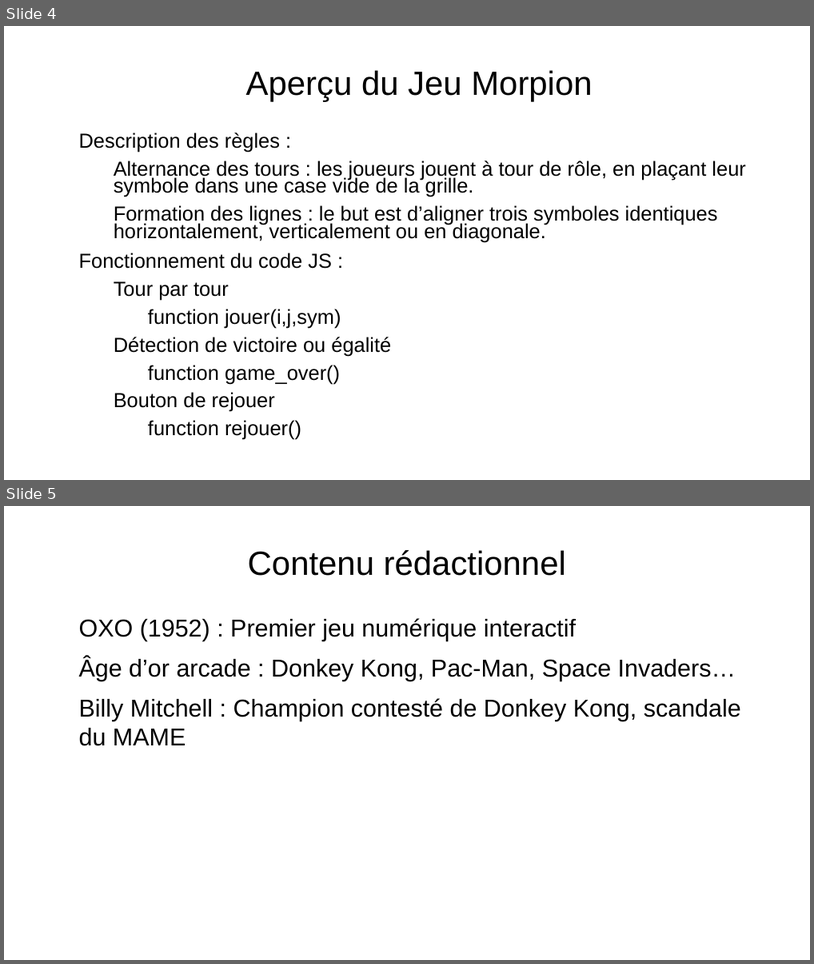
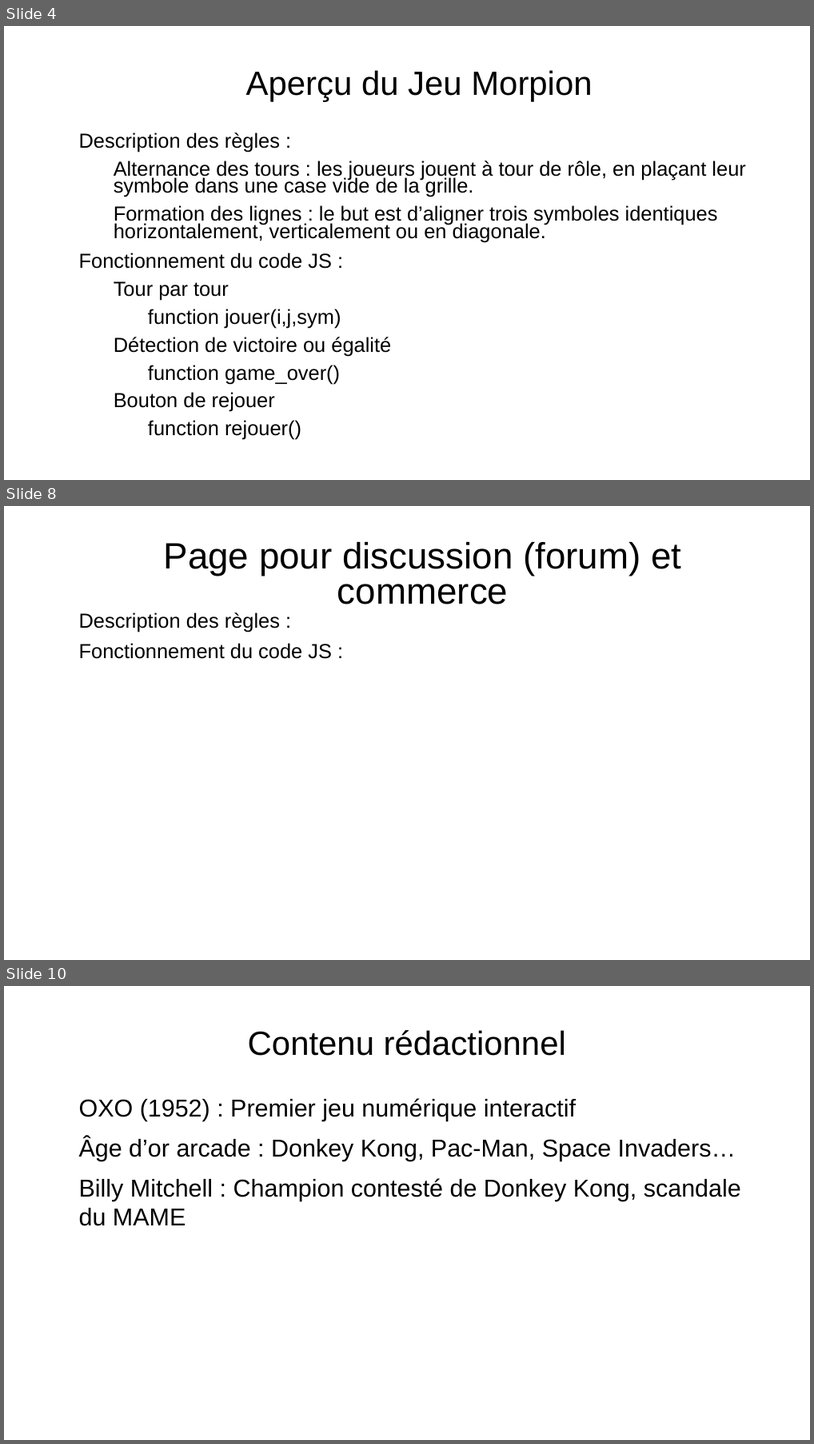
Before and after one commit to Cboukhal/projet_groupe, a slide deck: Camil/powerpoint/powerpoint_prototype.odp. Shown one above the other, each under a label of ours: slides 4 and 5 before the commit, slides 4, 8 and 10 after it; the slides between them are not shown. The pictures are 814x964 and 814x1444 pixels, drawn with LibreOffice and Linux fonts; fonts in the diff are those of the drawing; background and template pictures are left out. Boxes give left, top, right and bottom in pixels: in the first picture for what was removed or moved away, otherwise in the second. Text is boxed around its words. In the diff, an @@ line names an element or a change of style, - is before the commit and + after.

```diff
--- a/Camil/powerpoint/powerpoint_prototype.odp
+++ b/Camil/powerpoint/powerpoint_prototype.odp
@@ slide 8 added at box(4, 506, 810, 960), background picture (left out) @@
@@ title added at box(164, 542, 682, 604), 36 pt, text #000000 @@
+Page pour discussion (forum) et commerce
@@ text added at box(79, 612, 332, 659), 20 pt, text #000000 @@
+● Description des règles :
+● Fonctionnement du code JS :
@@ what was slide 5 is now slide 10 @@
```
Also in this commit, not shown: 2 slides changed, 5 other slides added, 1 slide removed.
